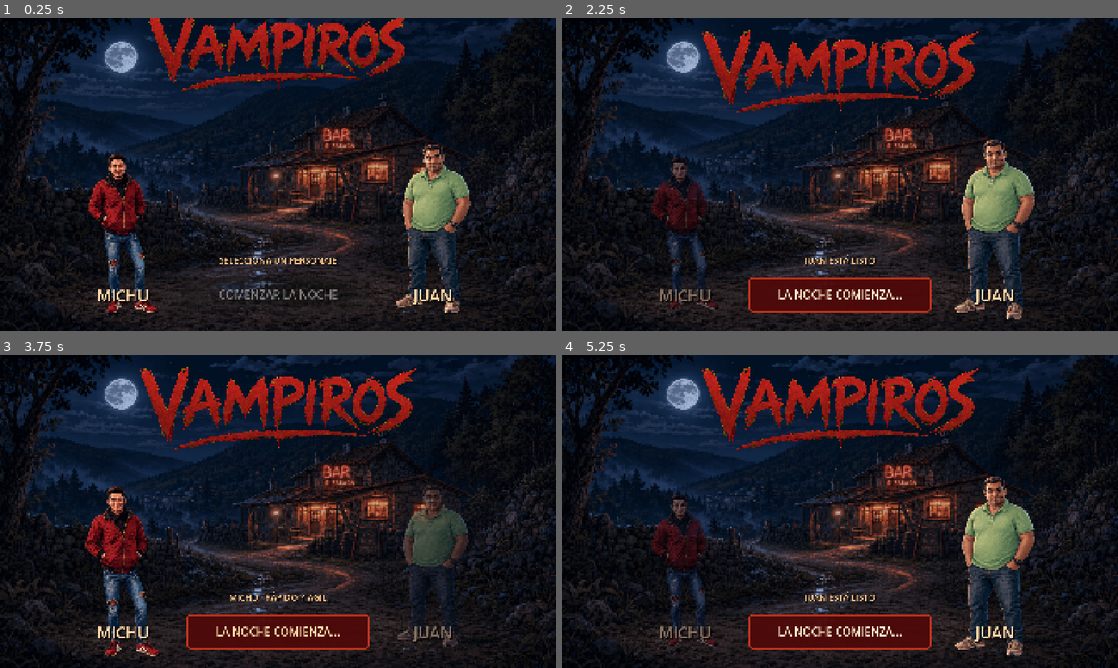
Above: before the commit, frames 1-4 (two rows, left to right).
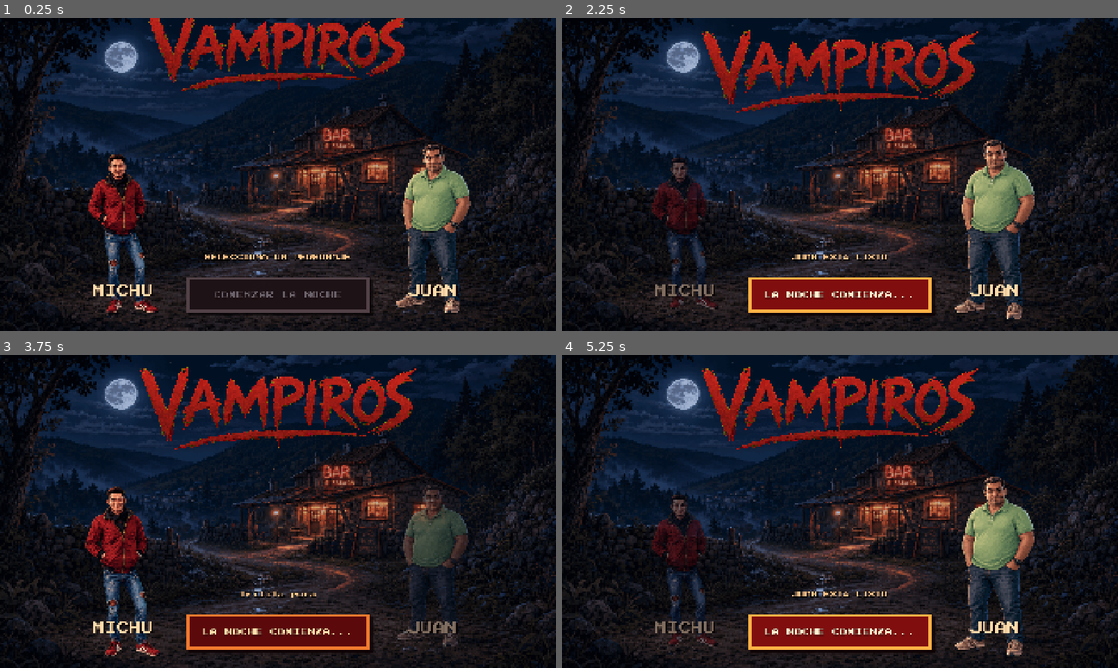
Above: after the commit, the same moments.

Repository: toxicomediante/vampiros
Game: Godot game, scene res://scenes/main.tscn
Two runs of this game, one before a commit and one after it. Both use one fixed random seed, a clock stepped at 60 frames per second and the inputs below.
Inputs (mouse positions are in pixels of both pictures, inside the frame that each line leads up to):
- Up to frame 1 (0.25 s): no input
- Up to frame 2 (2.25 s): click (684, 212) at 0.5 s; click (995, 212) at 1.25 s; click "COMENZAR LA NOCHE" at 2 s
- Up to frame 3 (3.75 s): click "LA NOCHE COMIENZA..." at 2.75 s; click (122, 549) at 3.5 s
- Up to frame 4 (5.25 s): click (995, 549) at 4.25 s; click "LA NOCHE COMIENZA..." at 5 s

The runs differ from the first frame. In frame 1, 2.7% of the frame differs, in the area x 16-83%, y 75-96%; in frame 2, 4.9%; in frame 3, 2.4%; in frame 4, 4.9%.

Commit message:
Add pixel-art character selection UI

Diff:
--- a/scenes/main.tscn
+++ b/scenes/main.tscn
@@ -1,20 +1,57 @@
-[gd_scene load_steps=5 format=3]
+[gd_scene load_steps=10 format=3]
 
 [ext_resource type="Script" path="res://scripts/character_select.gd" id="1_script"]
 [ext_resource type="Texture2D" path="res://assets/backgrounds/character_select_night.png" id="2_bg"]
 [ext_resource type="Texture2D" path="res://assets/ui/vampiros_logo.png" id="3_logo"]
+[ext_resource type="FontFile" path="res://assets/fonts/press-start-2p-latin-400-normal.woff2" id="4_pixel_font"]
+
+[sub_resource type="Theme" id="PixelTheme"]
+default_font = ExtResource("4_pixel_font")
+default_font_size = 24
 
 [sub_resource type="StyleBoxFlat" id="StartNormal"]
-bg_color = Color(0.31, 0.035, 0.035, 0.94)
-border_width_left = 5
-border_width_top = 5
-border_width_right = 5
+bg_color = Color(0.36, 0.035, 0.045, 1)
+border_width_left = 8
+border_width_top = 8
+border_width_right = 8
+border_width_bottom = 8
+border_color = Color(0.94, 0.48, 0.18, 1)
+shadow_color = Color(0.055, 0.008, 0.016, 0.95)
+shadow_size = 9
+shadow_offset = Vector2(8, 10)
+
+[sub_resource type="StyleBoxFlat" id="StartHover"]
+bg_color = Color(0.5, 0.055, 0.055, 1)
+border_width_left = 8
+border_width_top = 8
+border_width_right = 8
+border_width_bottom = 8
+border_color = Color(1, 0.7, 0.27, 1)
+shadow_color = Color(0.055, 0.008, 0.016, 0.95)
+shadow_size = 9
+shadow_offset = Vector2(8, 10)
+
+[sub_resource type="StyleBoxFlat" id="StartPressed"]
+bg_color = Color(0.24, 0.018, 0.025, 1)
+border_width_left = 8
+border_width_top = 11
+border_width_right = 8
 border_width_bottom = 5
-border_color = Color(0.76, 0.21, 0.12, 1)
-corner_radius_top_left = 12
-corner_radius_top_right = 12
-corner_radius_bottom_right = 12
-corner_radius_bottom_left = 12
+border_color = Color(0.96, 0.36, 0.13, 1)
+shadow_color = Color(0.055, 0.008, 0.016, 0.95)
+shadow_size = 4
+shadow_offset = Vector2(4, 5)
+
+[sub_resource type="StyleBoxFlat" id="StartDisabled"]
+bg_color = Color(0.12, 0.075, 0.09, 0.94)
+border_width_left = 8
+border_width_top = 8
+border_width_right = 8
+border_width_bottom = 8
+border_color = Color(0.32, 0.26, 0.28, 1)
+shadow_color = Color(0.025, 0.01, 0.018, 0.85)
+shadow_size = 7
+shadow_offset = Vector2(7, 8)
 
 [node name="CharacterSelect" type="Control"]
 layout_mode = 3
@@ -23,6 +60,7 @@
 anchor_bottom = 1.0
 grow_horizontal = 2
 grow_vertical = 2
+theme = SubResource("PixelTheme")
 script = ExtResource("1_script")
 
 [node name="Background" type="TextureRect" parent="."]
@@ -98,7 +136,7 @@
 theme_override_colors/font_shadow_color = Color(0.05, 0.01, 0.01, 1)
 theme_override_constants/shadow_offset_x = 5
 theme_override_constants/shadow_offset_y = 5
-theme_override_font_sizes/font_size = 54
+theme_override_font_sizes/font_size = 42
 text = "MICHU"
 horizontal_alignment = 1
 
@@ -113,7 +151,7 @@
 theme_override_colors/font_shadow_color = Color(0.05, 0.01, 0.01, 1)
 theme_override_constants/shadow_offset_x = 5
 theme_override_constants/shadow_offset_y = 5
-theme_override_font_sizes/font_size = 54
+theme_override_font_sizes/font_size = 42
 text = "JUAN"
 horizontal_alignment = 1
 
@@ -126,10 +164,14 @@
 theme_override_colors/font_color = Color(1, 0.88, 0.68, 1)
 theme_override_colors/font_hover_color = Color(1, 0.95, 0.82, 1)
 theme_override_colors/font_pressed_color = Color(1, 1, 1, 1)
-theme_override_font_sizes/font_size = 38
+theme_override_colors/font_disabled_color = Color(0.42, 0.39, 0.42, 1)
+theme_override_colors/font_outline_color = Color(0.08, 0.008, 0.015, 1)
+theme_override_constants/outline_size = 4
+theme_override_font_sizes/font_size = 26
 theme_override_styles/normal = SubResource("StartNormal")
-theme_override_styles/hover = SubResource("StartNormal")
-theme_override_styles/pressed = SubResource("StartNormal")
+theme_override_styles/hover = SubResource("StartHover")
+theme_override_styles/pressed = SubResource("StartPressed")
+theme_override_styles/disabled = SubResource("StartDisabled")
 text = "COMENZAR LA NOCHE"
 
 [node name="Status" type="Label" parent="."]
@@ -143,6 +185,6 @@
 theme_override_colors/font_shadow_color = Color(0, 0, 0, 0.9)
 theme_override_constants/shadow_offset_x = 3
 theme_override_constants/shadow_offset_y = 3
-theme_override_font_sizes/font_size = 30
+theme_override_font_sizes/font_size = 22
 text = "SELECCIONA UN PERSONAJE"
 horizontal_alignment = 1
--- a/scripts/character_select.gd
+++ b/scripts/character_select.gd
@@ -55,11 +55,11 @@
 	selected_character = character_id
 	start_button.disabled = false
 	if character_id == "michu":
-		status.text = "MICHU · RÁPIDO Y ÁGIL"
+		status.text = "Trilita pura"
 		_set_selected(michu_sprite, michu_name, true)
 		_set_selected(juan_sprite, juan_name, false)
 	else:
-		status.text = "JUAN · FUERTE Y RESISTENTE"
+		status.text = "Ya dormirás en la caja"
 		_set_selected(michu_sprite, michu_name, false)
 		_set_selected(juan_sprite, juan_name, true)
 
Not shown, added: assets/fonts/OFL.txt
Binary file added: assets/fonts/press-start-2p-latin-400-normal.woff2
